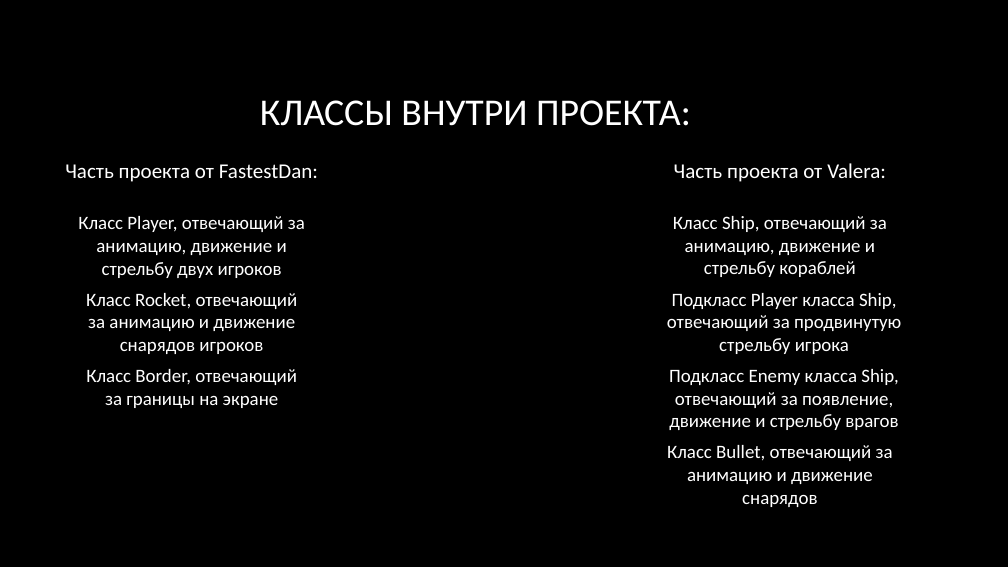
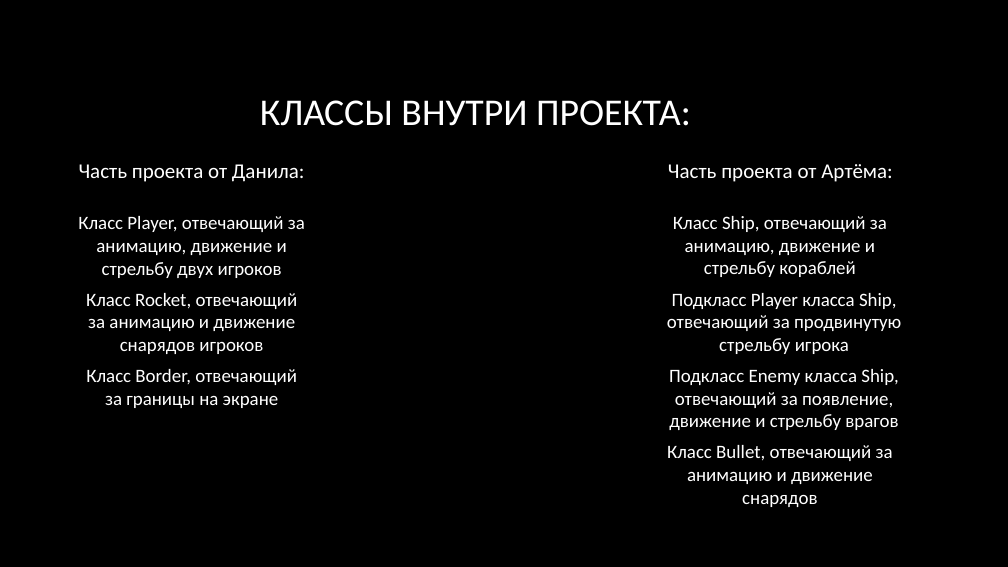
Before and after one commit to MrXrel/CosmoRangers, a slide deck: slide 3 of Проект «CosmoRangers».pptx. Drawn at 1008x567 pixels with LibreOffice and Linux fonts; fonts in the diff are those of the drawing; background and template pictures are left out. Boxes give left, top, right and bottom in pixels: in the first picture for what was removed or moved away, otherwise in the second. Text is boxed around its words. In the diff, an @@ line names an element or a change of style, - is before the commit and + after.

```diff
--- a/Проект «CosmoRangers».pptx
+++ b/Проект «CosmoRangers».pptx
@@ text at (79,164,305,182): text changed @@
-Часть проекта от FastestDan:
+Часть проекта от Данила:
@@ text at (668,164,892,182): text changed @@
-Часть проекта от Valera:
+Часть проекта от Артёма:
```
Also in this commit, not shown: 2 other slides changed.
